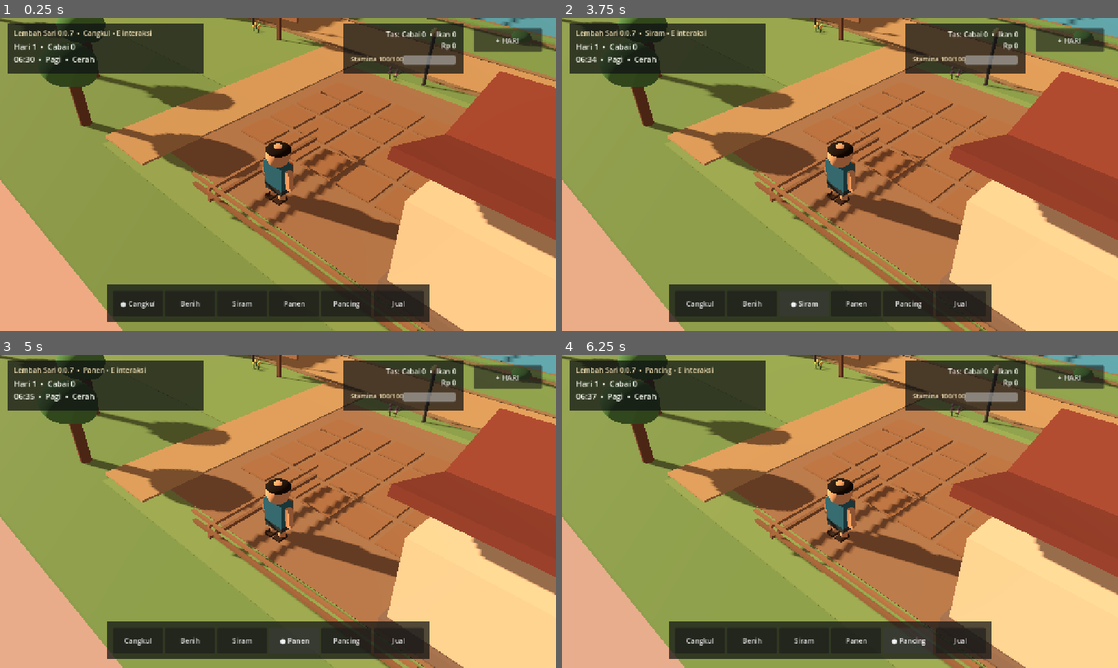
Above: before the commit, frames 1-4 (two rows, left to right).
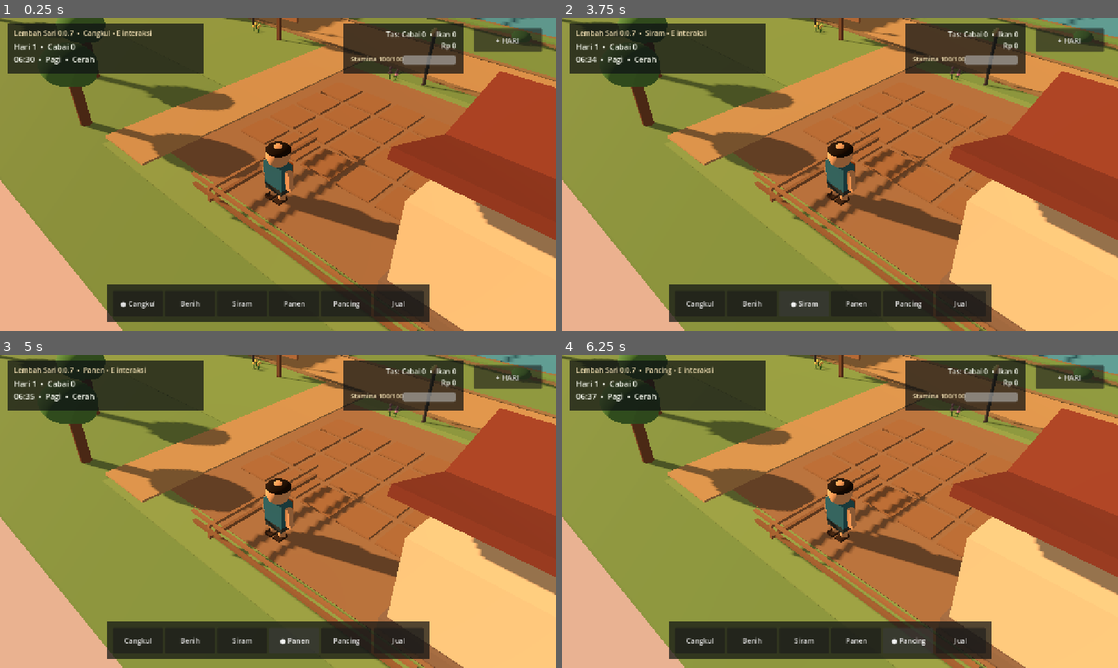
Above: after the commit, the same moments.

Repository: eneft/Lembah-sari
Game: Godot game, scene res://scenes/Main.tscn
Same seed, same stepped clock (60 frames per second), same inputs: the game is played once before the commit and once after it.
Inputs:
- Up to frame 1 (0.25 s): no input
- Up to frame 2 (3.75 s): click "● Cangkul" at 0.5 s; click "Benih" at 1.25 s; click "Cangkul" at 2 s; click "Siram" at 2.75 s; click "● Siram" at 3.5 s
- Up to frame 3 (5 s): click "Panen" at 4.25 s
- Up to frame 4 (6.25 s): click "● Panen" at 5 s; click "Pancing" at 5.75 s

The runs differ from the first frame. In frame 1, 0.2% of the frame differs, in the area x 47-100%, y 0-44%; in frame 2, 0.3%; in frame 3, 0.3%; in frame 4, 0.3%.

Commit message:
feat: cinematic tropical day lighting palette for 0.0.7

Diff:
--- a/scripts/game_time_manager.gd
+++ b/scripts/game_time_manager.gd
@@ -5,7 +5,6 @@
 signal day_cycle_changed(period: String)
 signal status_changed
 
-# 06:30 -> 24:00 takes about 15 real minutes at 1x speed.
 const START_MINUTES := 6 * 60 + 30
 const END_MINUTES := 24 * 60
 const REAL_SECONDS_PER_GAME_DAY := 900.0
@@ -14,7 +13,7 @@
 var current_minutes: float = START_MINUTES
 var weather: String = "sunny"
 var period: String = "morning"
-var rng := RandomNumberGenerator.new()
+var rng: RandomNumberGenerator = RandomNumberGenerator.new()
 var rain_visual: Node3D
 var rain_drops: Array[Node3D] = []
 
@@ -67,8 +66,10 @@
 	var message: String = "Hari berikutnya dimulai."
 	var managers: Array[Node] = get_tree().get_nodes_in_group("farm_manager")
 	if not managers.is_empty():
-		var result: Dictionary = managers[0].next_day()
-		message = str(result.get("message", message))
+		var result_value: Variant = managers[0].call("next_day")
+		if result_value is Dictionary:
+			var result: Dictionary = result_value as Dictionary
+			message = str(result.get("message", message))
 	_roll_weather(true)
 	_update_period()
 	_apply_world_lighting()
@@ -76,12 +77,11 @@
 	return {"message": "%s Cuaca: %s." % [message, get_weather_text()]}
 
 func _roll_weather(apply_rain_water: bool) -> void:
-	# Prototype rainy-season bias: 35% chance of rain each new day.
 	weather = "rain" if rng.randf() < 0.35 else "sunny"
 	if apply_rain_water and weather == "rain":
 		var managers: Array[Node] = get_tree().get_nodes_in_group("farm_manager")
 		if not managers.is_empty() and managers[0].has_method("water_all_planted"):
-			managers[0].water_all_planted()
+			managers[0].call("water_all_planted")
 	_update_rain_visibility()
 	weather_changed.emit(weather)
 
@@ -104,37 +104,45 @@
 	var env: Environment = world_environment.environment
 	var hour: float = current_minutes / 60.0
 	var daylight: float = 1.0
-	var sky_color: Color = Color("94cdf2")
-	var ambient: Color = Color("d5e4ff")
+	var sky_color: Color = Color("9fcddd")
+	var ambient: Color = Color("dce7ce")
+	var sun_color: Color = Color("fff0cf")
 
 	if hour < 8.0:
-		var t: float = clampf((hour - 6.5) / 1.5, 0.0, 1.0)
-		daylight = lerpf(0.55, 1.0, t)
-		sky_color = Color("efaa83").lerp(Color("94cdf2"), t)
-		ambient = Color("e7b49b").lerp(Color("d5e4ff"), t)
-	elif hour < 16.5:
+		var dawn_t: float = clampf((hour - 6.5) / 1.5, 0.0, 1.0)
+		daylight = lerpf(0.58, 1.0, dawn_t)
+		sky_color = Color("efb08b").lerp(Color("9fcddd"), dawn_t)
+		ambient = Color("e8c2a4").lerp(Color("dce7ce"), dawn_t)
+		sun_color = Color("ffc48d").lerp(Color("fff0cf"), dawn_t)
+	elif hour < 15.5:
 		daylight = 1.0
+		sky_color = Color("92c9df")
+		ambient = Color("dce8d0")
+		sun_color = Color("fff3d7")
 	elif hour < 19.0:
-		var t: float = clampf((hour - 16.5) / 2.5, 0.0, 1.0)
-		daylight = lerpf(1.0, 0.22, t)
-		sky_color = Color("94cdf2").lerp(Color("172844"), t)
-		ambient = Color("d5e4ff").lerp(Color("52627f"), t)
+		var evening_t: float = clampf((hour - 15.5) / 3.5, 0.0, 1.0)
+		daylight = lerpf(1.0, 0.20, evening_t)
+		sky_color = Color("9bcbdc").lerp(Color("263752"), evening_t)
+		ambient = Color("dfe7cf").lerp(Color("59677c"), evening_t)
+		sun_color = Color("fff0cf").lerp(Color("f1a36e"), minf(1.0, evening_t * 1.25))
 	else:
-		daylight = 0.22
-		sky_color = Color("172844")
-		ambient = Color("52627f")
+		daylight = 0.20
+		sky_color = Color("263752")
+		ambient = Color("59677c")
+		sun_color = Color("b7c8e9")
 
 	if weather == "rain":
-		sky_color = sky_color.lerp(Color("657786"), 0.55)
-		ambient = ambient.lerp(Color("91a1ad"), 0.35)
-		daylight *= 0.72
+		sky_color = sky_color.lerp(Color("687986"), 0.58)
+		ambient = ambient.lerp(Color("95a1a2"), 0.38)
+		sun_color = sun_color.lerp(Color("c6d0d0"), 0.50)
+		daylight *= 0.70
 
 	env.background_color = sky_color
 	env.ambient_light_color = ambient
-	env.ambient_light_energy = maxf(0.25, daylight * 0.85)
-	sun.light_energy = maxf(0.08, daylight * 1.2)
+	env.ambient_light_energy = maxf(0.28, daylight * 0.78)
+	sun.light_color = sun_color
+	sun.light_energy = maxf(0.09, daylight * 1.12)
 
-	# Sun travels east to west during the playable day.
 	var day_progress: float = clampf((current_minutes - START_MINUTES) / float(END_MINUTES - START_MINUTES), 0.0, 1.0)
 	sun.rotation_degrees = Vector3(lerpf(-22.0, -158.0, day_progress), lerpf(-70.0, 70.0, day_progress), 0.0)
 
@@ -142,16 +150,16 @@
 	rain_visual = Node3D.new()
 	rain_visual.name = "RainVisual"
 	get_parent().add_child.call_deferred(rain_visual)
-	for i in range(56):
-		var root := Node3D.new()
-		var mesh_instance := MeshInstance3D.new()
-		var mesh := BoxMesh.new()
+	for _index: int in range(56):
+		var root: Node3D = Node3D.new()
+		var mesh_instance: MeshInstance3D = MeshInstance3D.new()
+		var mesh: BoxMesh = BoxMesh.new()
 		mesh.size = Vector3(0.025, 0.65, 0.025)
 		mesh_instance.mesh = mesh
-		var mat := StandardMaterial3D.new()
-		mat.albedo_color = Color(0.72, 0.88, 1.0, 0.72)
-		mat.transparency = BaseMaterial3D.TRANSPARENCY_ALPHA
-		mesh_instance.material_override = mat
+		var material: StandardMaterial3D = StandardMaterial3D.new()
+		material.albedo_color = Color(0.72, 0.88, 1.0, 0.72)
+		material.transparency = BaseMaterial3D.TRANSPARENCY_ALPHA
+		mesh_instance.material_override = material
 		root.add_child(mesh_instance)
 		root.position = Vector3(rng.randf_range(-15.0, 15.0), rng.randf_range(2.0, 12.0), rng.randf_range(-12.0, 18.0))
 		rain_visual.add_child(root)
@@ -169,7 +177,7 @@
 	var center: Vector3 = Vector3.ZERO
 	if not players.is_empty():
 		center = players[0].global_position
-	for drop in rain_drops:
+	for drop: Node3D in rain_drops:
 		drop.position.y -= 15.0 * delta
 		if drop.position.y < 0.2:
 			drop.position = Vector3(center.x + rng.randf_range(-13.0, 13.0), rng.randf_range(8.0, 14.0), center.z + rng.randf_range(-10.0, 10.0))
